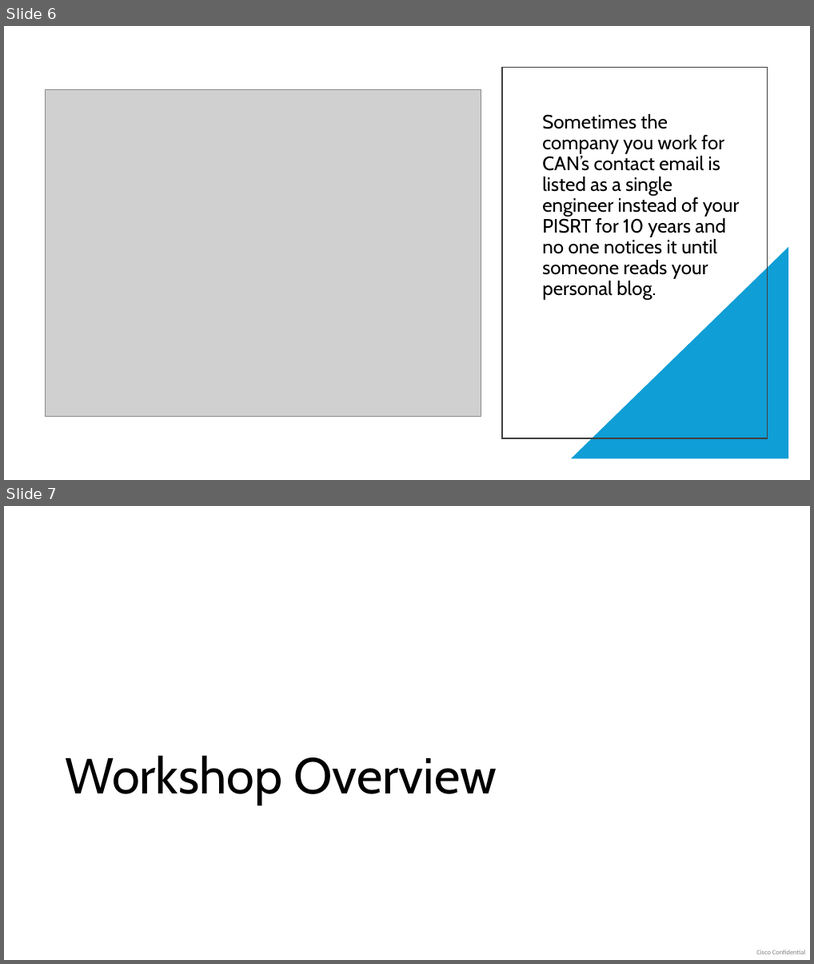
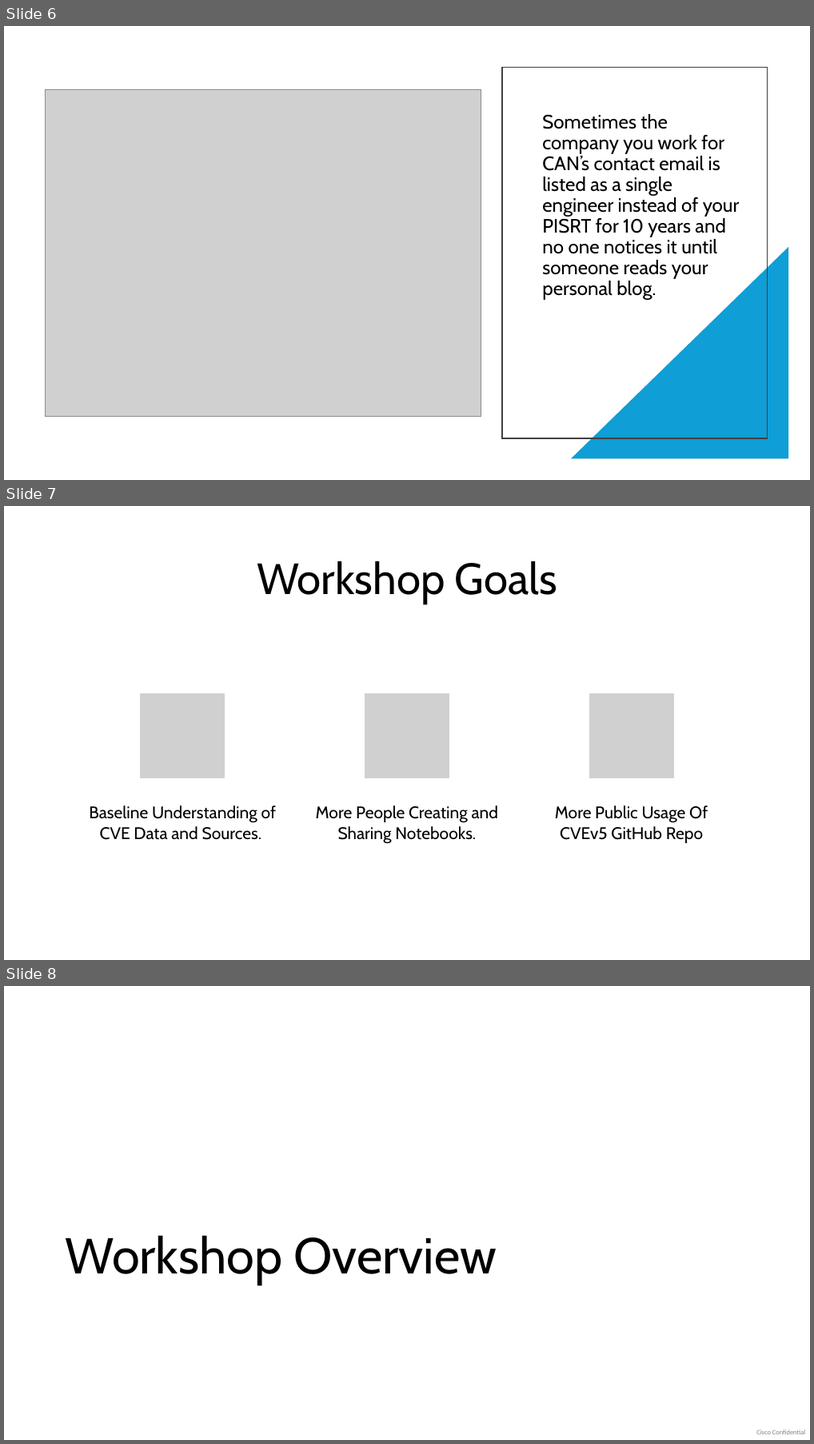
Before and after one commit to jgamblin/VulnconWorkshop, a slide deck: Presentation/Workshop.pptx. Shown one above the other, each under a label of ours: slides 6 and 7 before the commit, slides 6, 7 and 8 after it. The pictures are 814x964 and 814x1444 pixels, drawn with LibreOffice and Linux fonts; fonts in the diff are those of the drawing; grey boxes stand for pictures. Boxes give left, top, right and bottom in pixels: in the first picture for what was removed or moved away, otherwise in the second. Text is boxed around its words. In the diff, an @@ line names an element or a change of style, - is before the commit and + after.

```diff
--- a/Presentation/Workshop.pptx
+++ b/Presentation/Workshop.pptx
@@ slide 7 added at bbox=[4, 506, 810, 960], background #FFFFFF @@
@@ title added at bbox=[257, 561, 558, 604], 52 pt, text #000000 @@
+Workshop Goals
@@ group added at bbox=[89, 692, 708, 844]: 3 pictures, 3 texts @@
+Baseline Understanding of CVE Data and Sources.
+More People Creating and Sharing Notebooks.
+More Public Usage Of CVEv5 GitHub Repo
@@ what was slide 7 is now slide 8 @@
```
Also in this commit, not shown: 2 other files.
